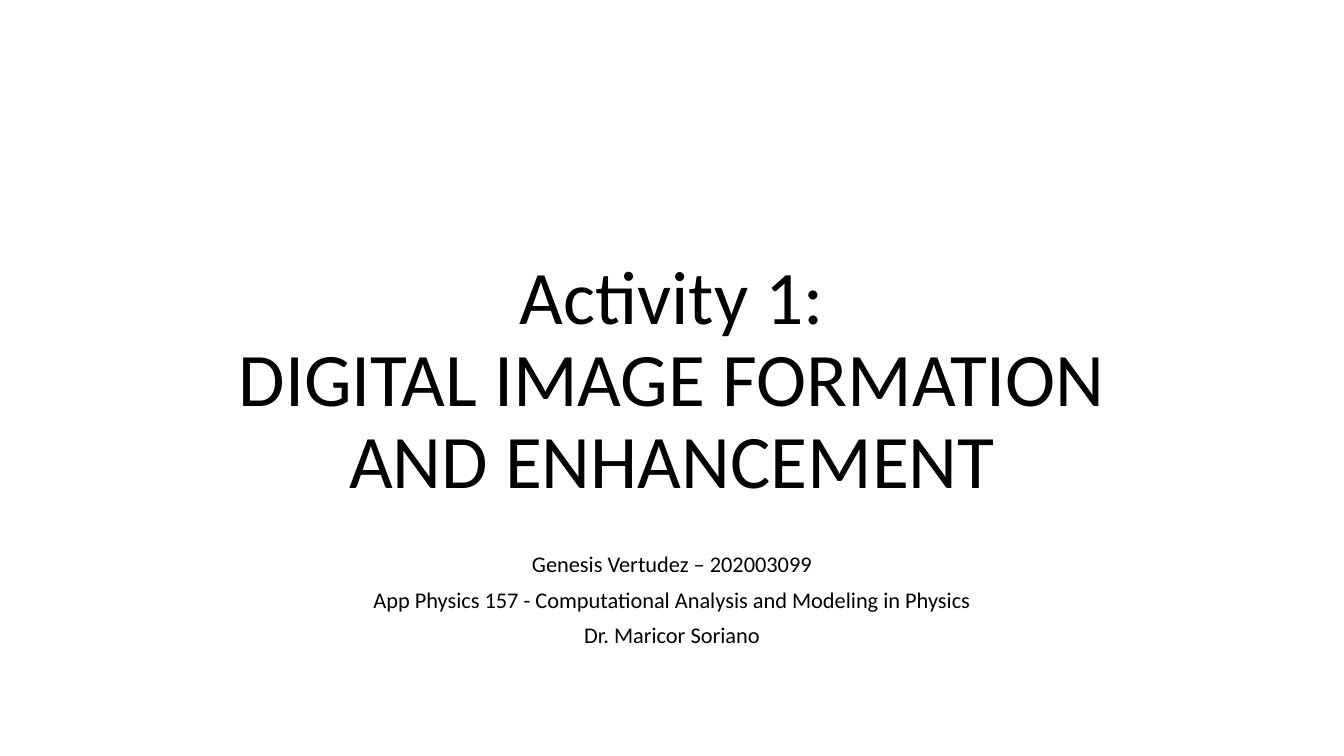
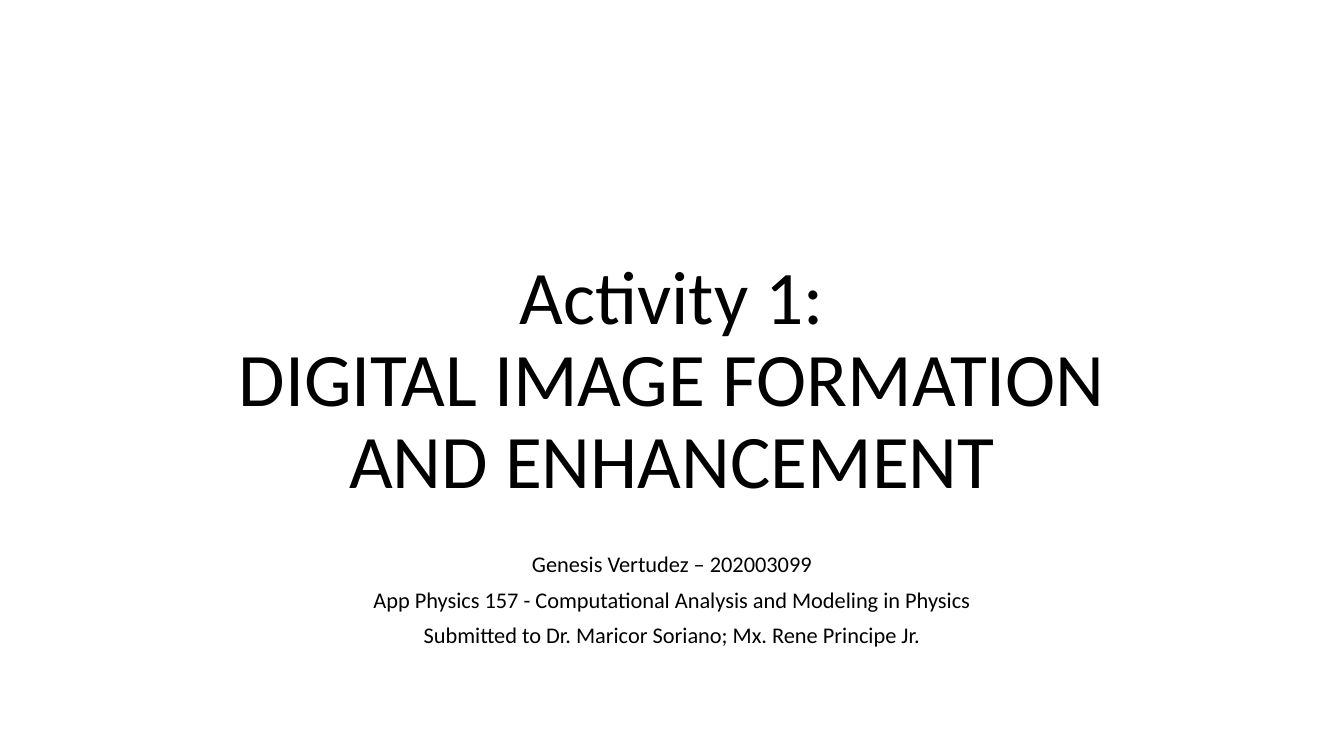
Before and after one commit to genvert/AP_157_FX-2_Vertudez, a slide deck: slide 1 of Activity 1/Vertudez_Activity_1_Report.pptx. Drawn at 1344x756 pixels with LibreOffice and Linux fonts; fonts in the diff are those of the drawing. Boxes give left, top, right and bottom in pixels: in the first picture for what was removed or moved away, otherwise in the second. Text is boxed around its words. In the diff, an @@ line names an element or a change of style, - is before the commit and + after.

```diff
--- a/Activity 1/Vertudez_Activity_1_Report.pptx
+++ b/Activity 1/Vertudez_Activity_1_Report.pptx
@@ subtitle at bbox=[424, 627, 919, 647]: text changed @@
-Dr. Maricor Soriano
+Submitted to Dr. Maricor Soriano; Mx. Rene Principe Jr.
```
Also in this commit, not shown: 9 other files.
